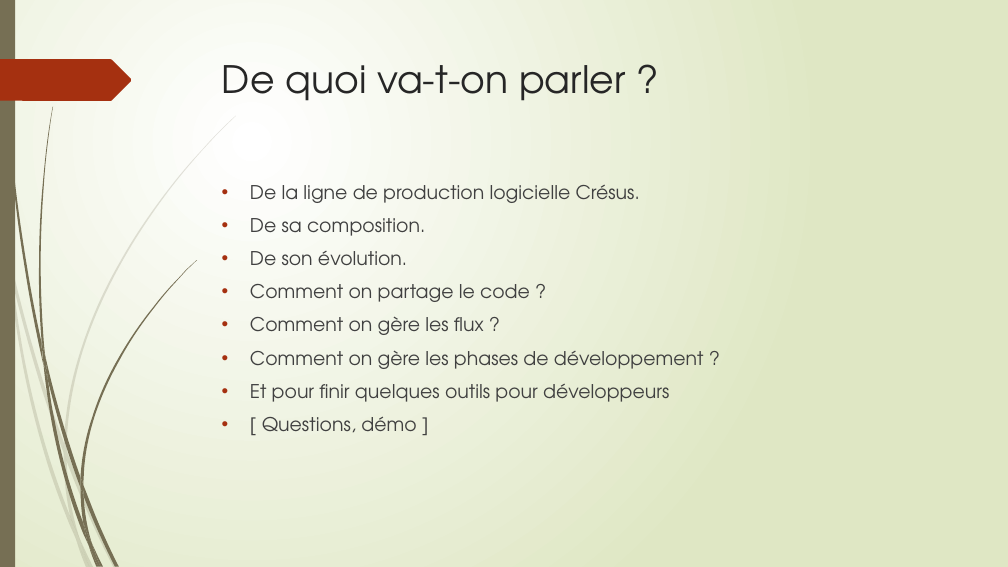
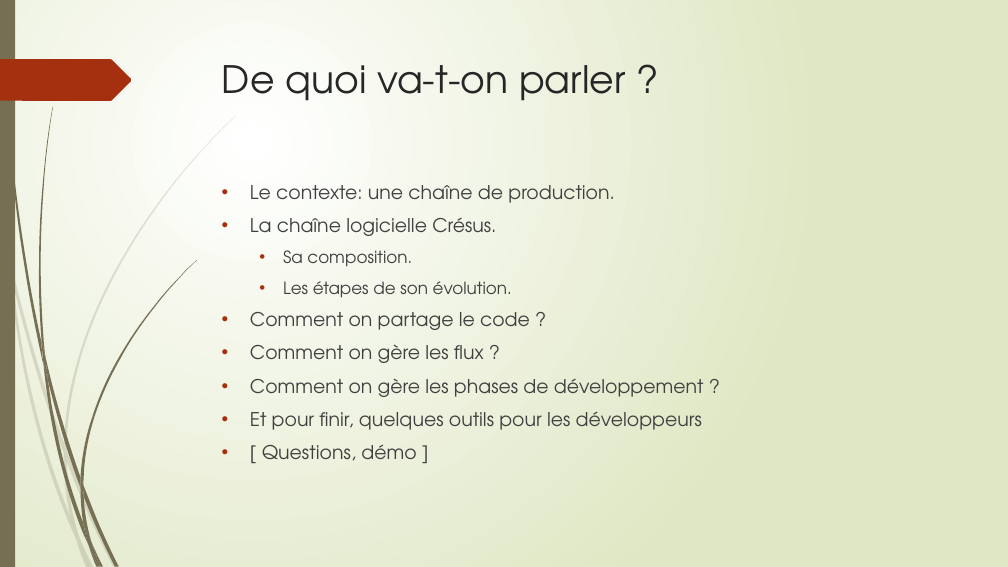
Before and after one commit to epsitec-sa/zou, a slide deck: slide 2 of .Documentation/Commandes git pour zou flow.pptx. Drawn at 1008x567 pixels with LibreOffice and Linux fonts; fonts in the diff are those of the drawing. Boxes give left, top, right and bottom in pixels: in the first picture for what was removed or moved away, otherwise in the second. Text is boxed around its words. In the diff, an @@ line names an element or a change of style, - is before the commit and + after.

Commit message:
doc: update 'commandes git pour zou-flow' ppp.

```diff
--- a/.Documentation/Commandes git pour zou flow.pptx
+++ b/.Documentation/Commandes git pour zou flow.pptx
@@ text at [250, 185, 614, 298]: text changed @@
-• De la ligne de production logicielle Crésus.
-• De sa composition.
-• De son évolution.
+• Le contexte: une chaîne de production.
+• La chaîne logicielle Crésus.
+  • Sa composition.
+  • Les étapes de son évolution.
@@ text at [250, 412, 702, 430]: text changed @@
-• Et pour finir quelques outils pour développeurs
+• Et pour finir, quelques outils pour les développeurs
```
Also in this commit, not shown: 16 other slides changed.
